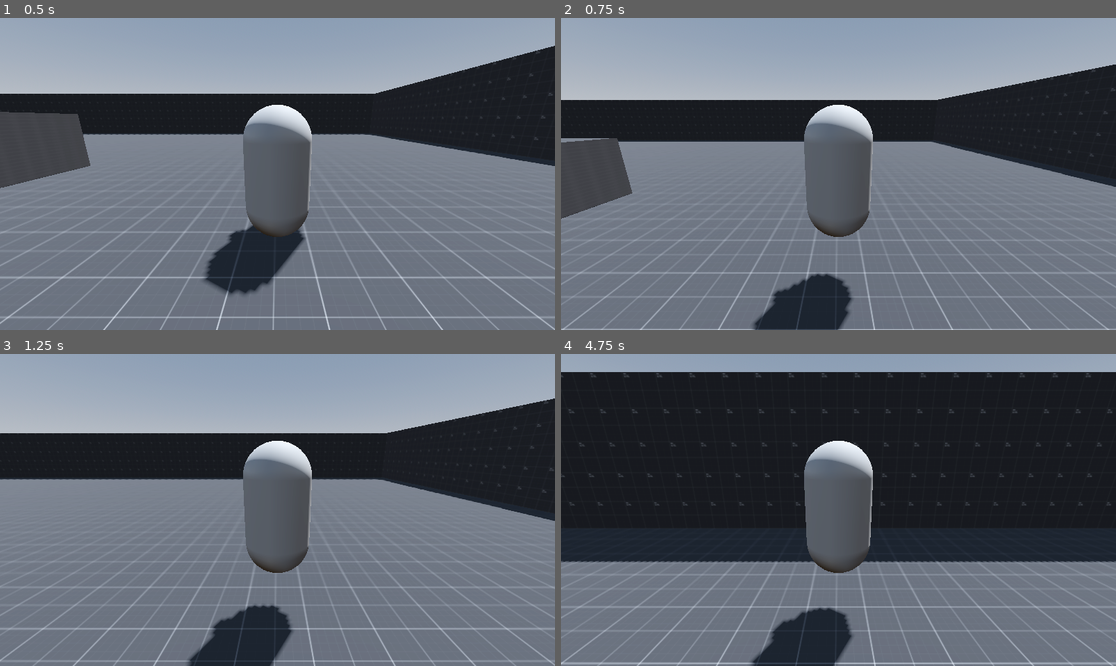
Above: before the commit, frames 1-4 (two rows, left to right).
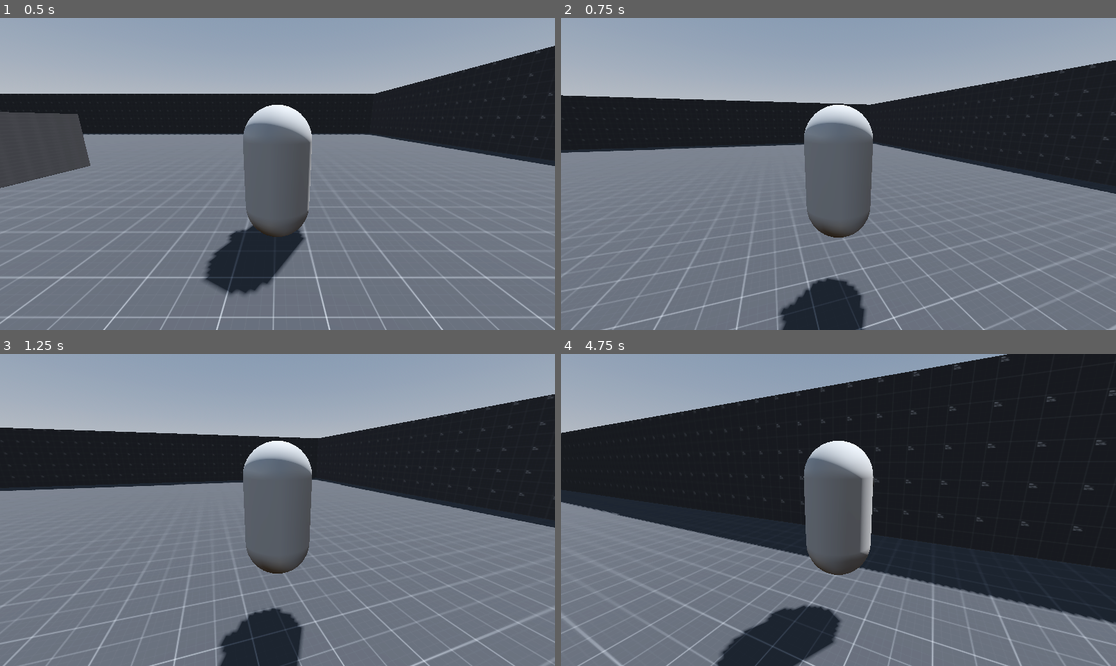
Above: after the commit, the same moments.

Repository: Zokerus/3D-ARPG
Game: Godot game, scene res://main.tscn
The game is run twice, just before and just after one commit, with the same random seed, the same clock (stepped at 60 frames per second) and the same inputs.
Inputs (mouse positions are in pixels of both pictures, inside the frame that each line leads up to):
- Up to frame 1 (0.5 s): no input
- Up to frame 2 (0.75 s): tap Enter (ui_accept) at 0.5 s; move the mouse to (866, 174) at 0.52 s; hold Up (ui_up) from 0.53 s (still down)
- Up to frame 3 (1.25 s): keep holding Up (ui_up); tap Enter (ui_accept) at 0.77 s
- Up to frame 4 (4.75 s): keep holding Up (ui_up); move the mouse to (810, 510) at 1.27 s; tap Enter (ui_accept) at 1.52, 3.02, 3.77, 4.52 s; move the mouse to (849, 503) at 2.02 s; move the mouse to (832, 516) at 2.77 s; move the mouse to (877, 513) at 3.52 s; move the mouse to (794, 506) at 4.27 s

Frame 1 is identical in both runs. In frame 2, 10% of the frame differs, in the area x 0-100%, y 13-100%; in frame 3, 8.6%; in frame 4, 24%, in the area x 0-100%, y 0-100%.

Commit message:
add camera rotation around player
use mouse motion input to rotate the camera

Diff:
--- a/Character/Camera/camera_controller.gd
+++ b/Character/Camera/camera_controller.gd
@@ -3,8 +3,10 @@
 
 @export var character: PlayerCharacter
 
-var h_Sensetivity: float = 100
-var v_Sensetivity: float = 100
+@onready var spring_arm_3d: SpringArm3D = $SpringArm3D
+
+var h_Sensetivity: float = 0.005
+var v_Sensetivity: float = 0.005
 var Invert_YAxis: bool = false
 
 # Called when the node enters the scene tree for the first time.
@@ -16,3 +18,10 @@
 # Called every frame. 'delta' is the elapsed time since the previous frame.
 func _process(delta: float) -> void:
 	position = character.position
+
+func _unhandled_input(event: InputEvent) -> void:
+	if event is InputEventMouseMotion:
+		#var mouseMotion: InputEventMouseMotion = event
+		self.rotate_y(-event.relative.x * h_Sensetivity) #turn horizontally around the player
+		spring_arm_3d.rotate_x(-event.relative.y * v_Sensetivity) #turn vertically around the player
+		spring_arm_3d.rotation.x = clampf(spring_arm_3d.rotation.x, -PI*0.25, PI*0.25)
